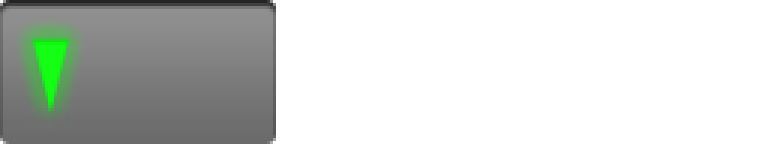
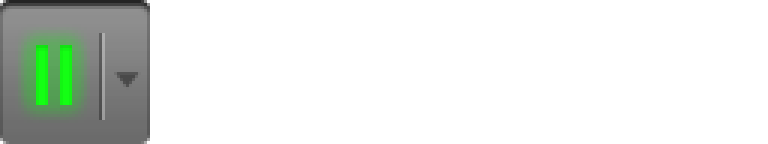
The second 768×144 image is a revision of the first. Changes to its layers:
hid group "OPTICAL" (9 layers) over box(15, 0, 276, 144)
showed group "Pause" (13 layers) over box(15, 0, 150, 144)
showed group "active" (3rd of 3, in "Pause") (5 layers) over box(15, 0, 150, 144)
added layer "pause copy 5" in group "active" over box(36, 45, 72, 105)
